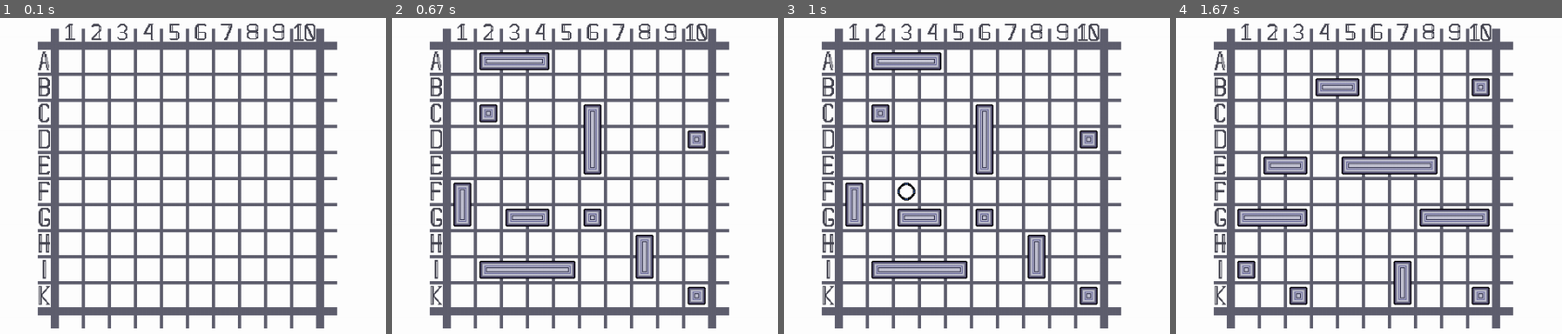
Above: before the commit, frames 1-4 (left to right).
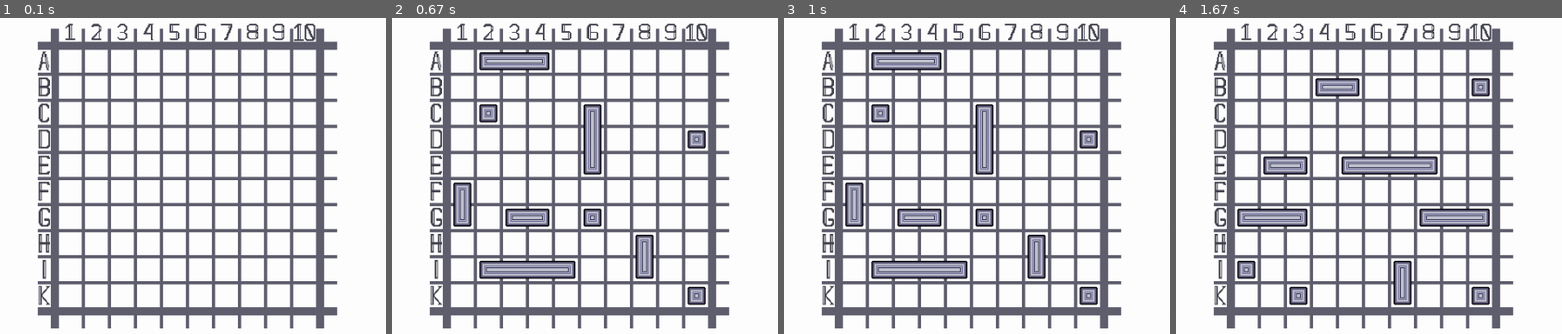
Above: after the commit, the same moments.

Repository: Alan-Bobrov/Battleship-with-pygame
Game: pygame game, started from main.py
Two runs of this game, one before a commit and one after it. Both use one fixed random seed, a clock stepped at 60 frames per second and the inputs below.
Inputs (mouse positions are % of the whole screen's width and height, from its top left):
- Up to frame 1 (0.1 s): no input
- Up to frame 2 (0.67 s): click (50, 52) at 0.38 s
- Up to frame 3 (1 s): click (61, 57) at 0.72 s
- Up to frame 4 (1.67 s): click (22, 9) at 1.55 s
The pictures show only the part of the screen within x 0-50%, y 50-100%; the shares and areas given below are measured in that part.

Frames 1-2 are identical in both runs. In frame 3, 0.1% of the frame differs, in the area x 29-35%, y 51-58%; in frame 4, nothing differs.

Commit message:
Update game.py

Diff:
--- a/game.py
+++ b/game.py
@@ -93,7 +93,8 @@
             bot_ship_count = 0
 
             if bot_move:
-                sleep(0.125)
+                pg.display.flip()
+                sleep(0.5)
                 # the bot chooses the place where it goes
                 bot_move, coords, result_of_fire = bot_ob.cell_selection(player_comp_field) # y x
                 y, x = coords
